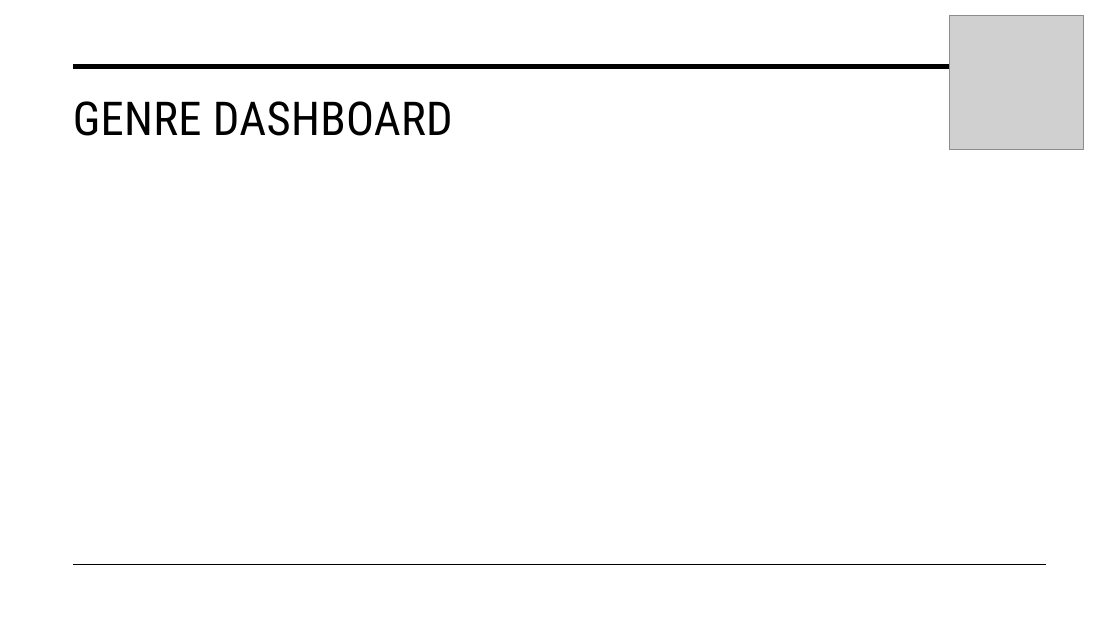
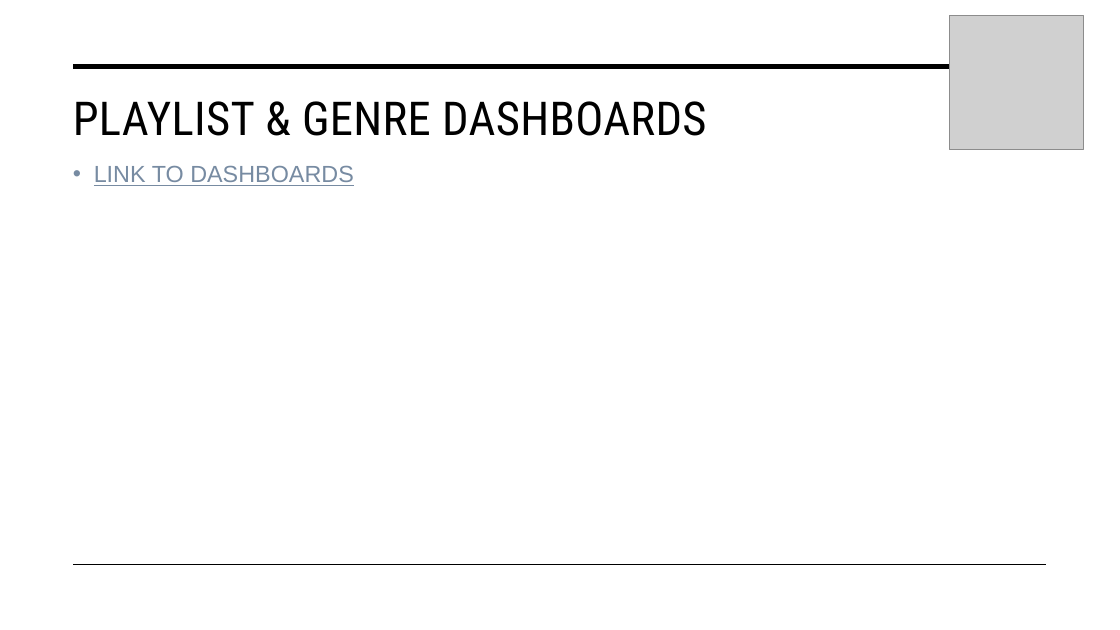
Before and after one commit to PatrickAtwater/Spotify_Playlist_Project, a slide deck: slide 12 of Presentation/Spotify Presentation.pptx (slide 11 before the commit). Drawn at 1120x630 pixels with LibreOffice and Linux fonts; fonts in the diff are those of the drawing; grey boxes stand for pictures. Boxes give left, top, right and bottom in pixels: in the first picture for what was removed or moved away, otherwise in the second. Text is boxed around its words. In the diff, an @@ line names an element or a change of style, - is before the commit and + after.

```diff
--- a/Presentation/Spotify Presentation.pptx
+++ b/Presentation/Spotify Presentation.pptx
@@ title at (73,101,706,136): text changed @@
-GENRE DASHBOARD
+PLAYLIST & GENRE DASHBOARDS
@@ text added at (94,165,354,186), 20 pt, text #778BA2, underline @@
+• LINK TO DASHBOARDS
```
Also in this commit, not shown: 7 other slides changed, 2 slides added, 4 slides removed, 6 other files.
